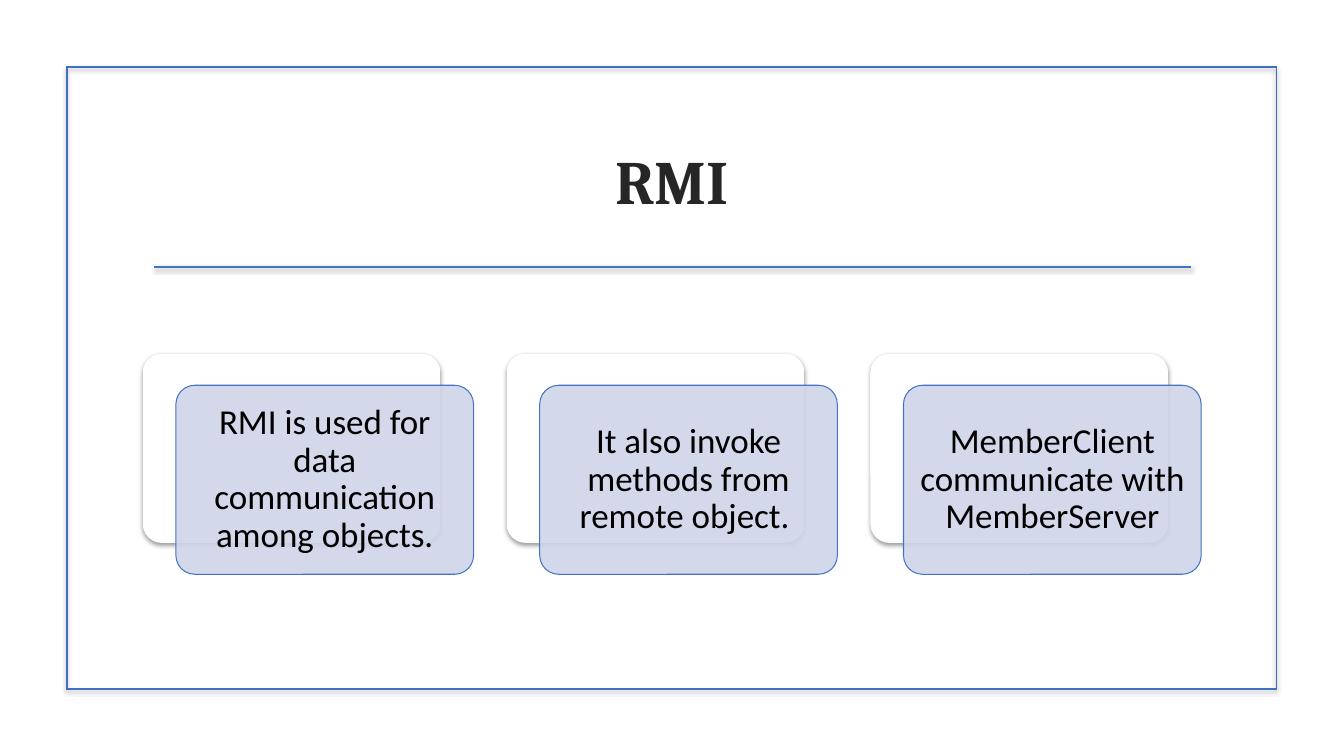
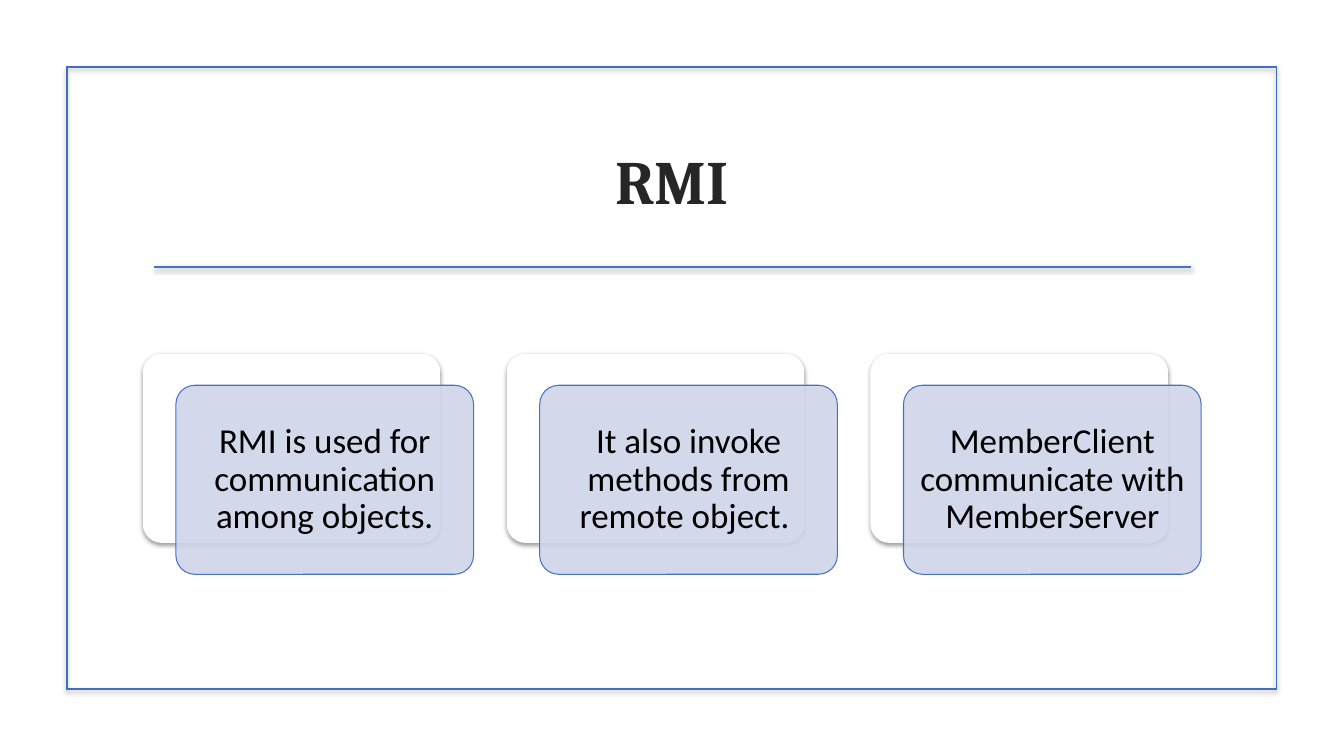
Before and after one commit to zeintaha/ICT-SEP2, a slide deck: slide 15 of SDJ2 Assignment Group 4 - VIA Engineering/SDJ Assignment 1 Presentation.pptx. Drawn at 1344x756 pixels with LibreOffice and Linux fonts; fonts in the diff are those of the drawing; background and template pictures are left out. Boxes give left, top, right and bottom in pixels: in the first picture for what was removed or moved away, otherwise in the second. Text is boxed around its words. In the diff, an @@ line names an element or a change of style, - is before the commit and + after.

```diff
--- a/SDJ2 Assignment Group 4 - VIA Engineering/SDJ Assignment 1 Presentation.pptx
+++ b/SDJ2 Assignment Group 4 - VIA Engineering/SDJ Assignment 1 Presentation.pptx
@@ text at bbox=[214, 428, 435, 534]: text changed @@
-RMI is used for data communication among objects.
+RMI is used for communication among objects.
```
Also in this commit, not shown: 1 other slide changed.
